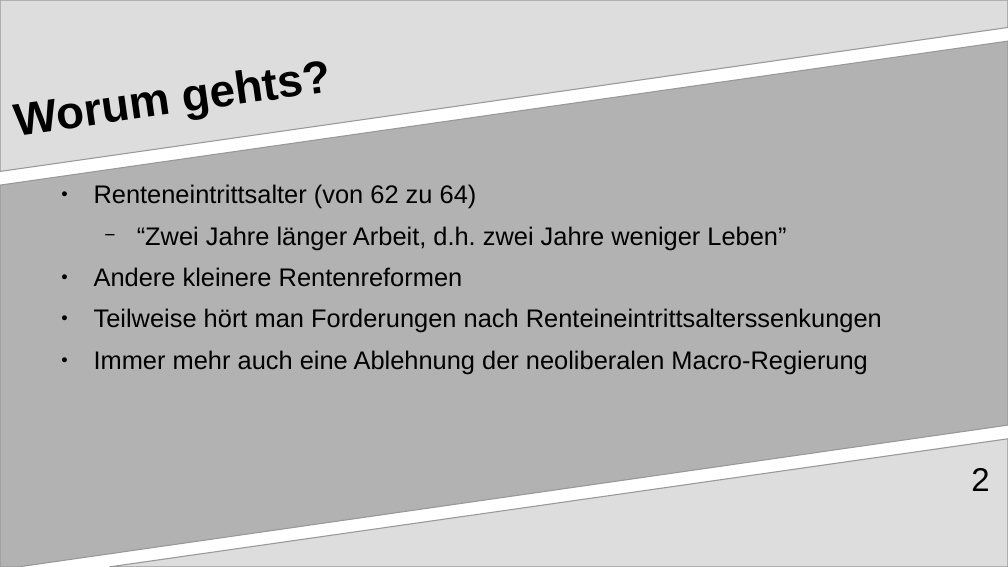
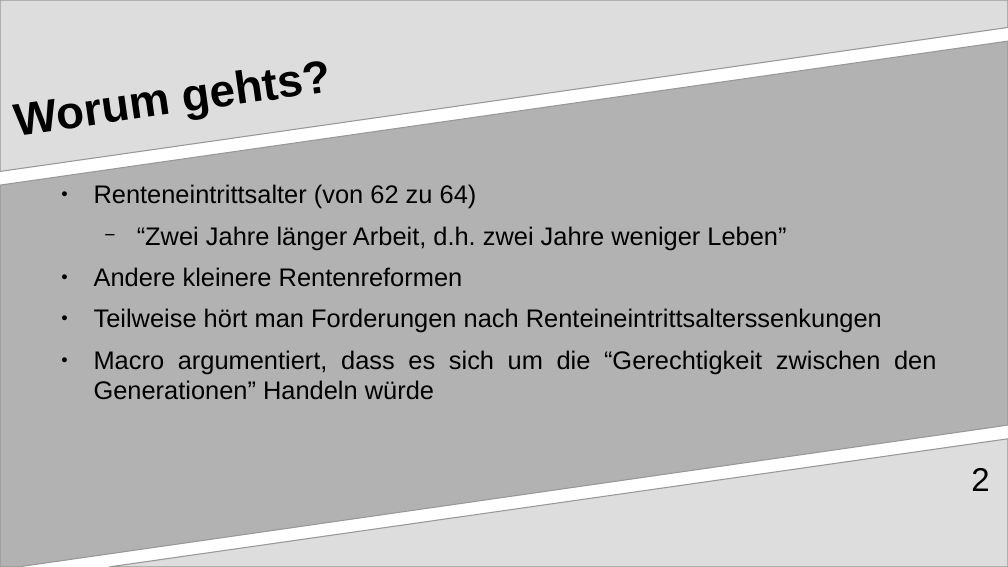
Before and after one commit to MAA28/Abi, a slide deck: slide 2 of Politik & Wirtschaft/Franzosen Streik.odp. Drawn at 1008x567 pixels with LibreOffice and Linux fonts; fonts in the diff are those of the drawing. Boxes give left, top, right and bottom in pixels: in the first picture for what was removed or moved away, otherwise in the second. Text is boxed around its words. In the diff, an @@ line names an element or a change of style, - is before the commit and + after.

```diff
--- a/Politik & Wirtschaft/Franzosen Streik.odp
+++ b/Politik & Wirtschaft/Franzosen Streik.odp
@@ text at [94, 350, 936, 400]: text changed @@
-● Immer mehr auch eine Ablehnung der neoliberalen Macro-Regierung
+● Macro argumentiert, dass es sich um die “Gerechtigkeit zwischen den Generationen” Handeln würde
```
Also in this commit, not shown: 1 other slide changed, 2 slides added, 1 slide removed, 3 other files.
